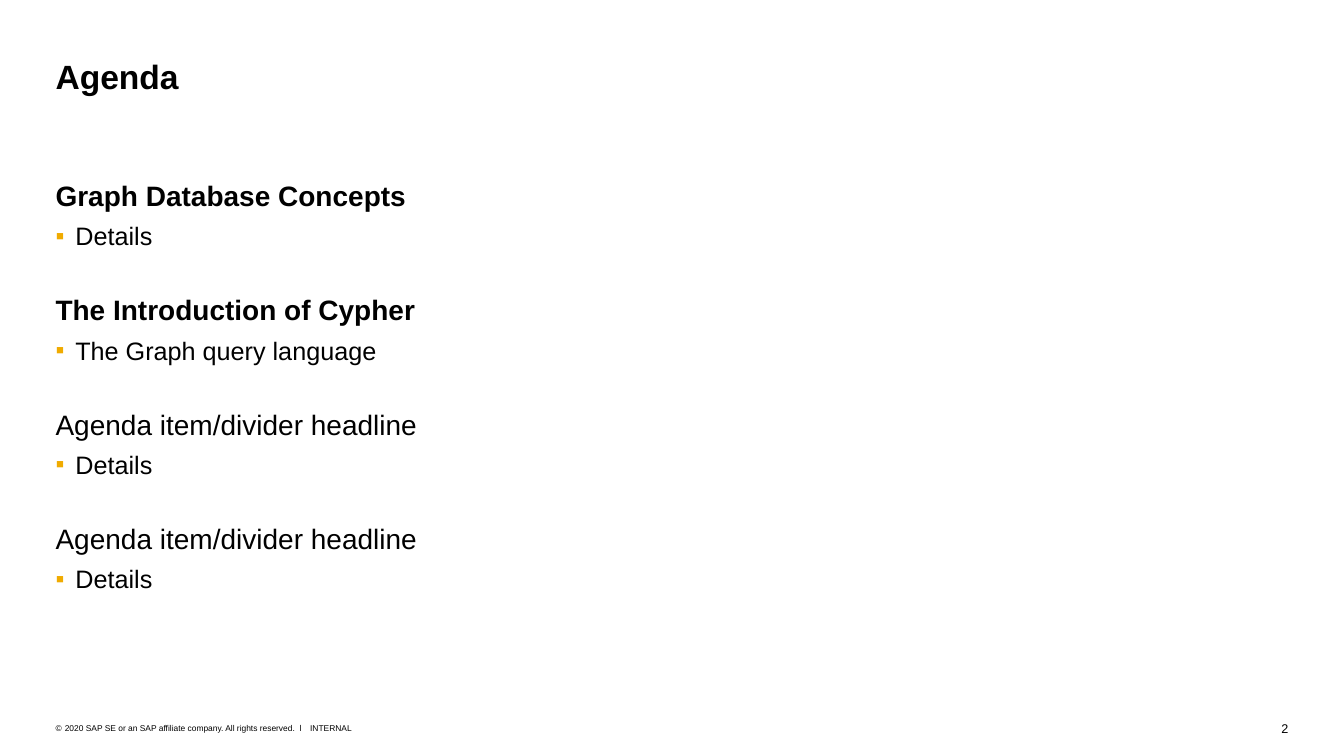
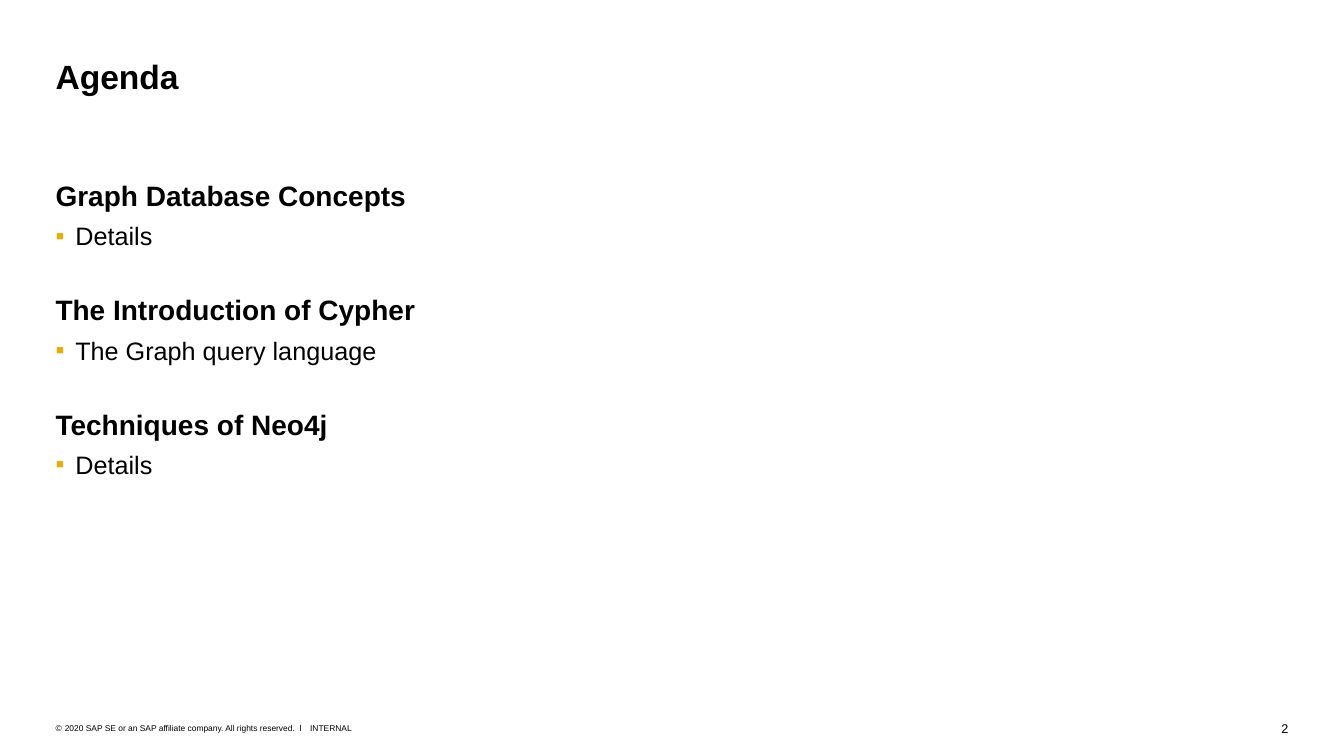
Before and after one commit to Voidkai/Survey_on_NoSQL, a slide deck: slide 2 of NoSQL/The_Survey_On_Neo4j.pptx. Drawn at 1344x756 pixels with LibreOffice and Linux fonts; fonts in the diff are those of the drawing. Boxes give left, top, right and bottom in pixels: in the first picture for what was removed or moved away, otherwise in the second. Text is boxed around its words. In the diff, an @@ line names an element or a change of style, - is before the commit and + after.

Commit message:
Updated

```diff
--- a/NoSQL/The_Survey_On_Neo4j.pptx
+++ b/NoSQL/The_Survey_On_Neo4j.pptx
@@ text at bbox=[56, 414, 327, 440]: text changed; bold on @@
-Agenda item/divider headline
+Techniques of Neo4j
@@ text at bbox=[56, 528, 417, 589]: paragraphs removed @@
-Agenda item/divider headline
-  ▪ Details
```
Also in this commit, not shown: 1 other slide changed, 1 slide added.
